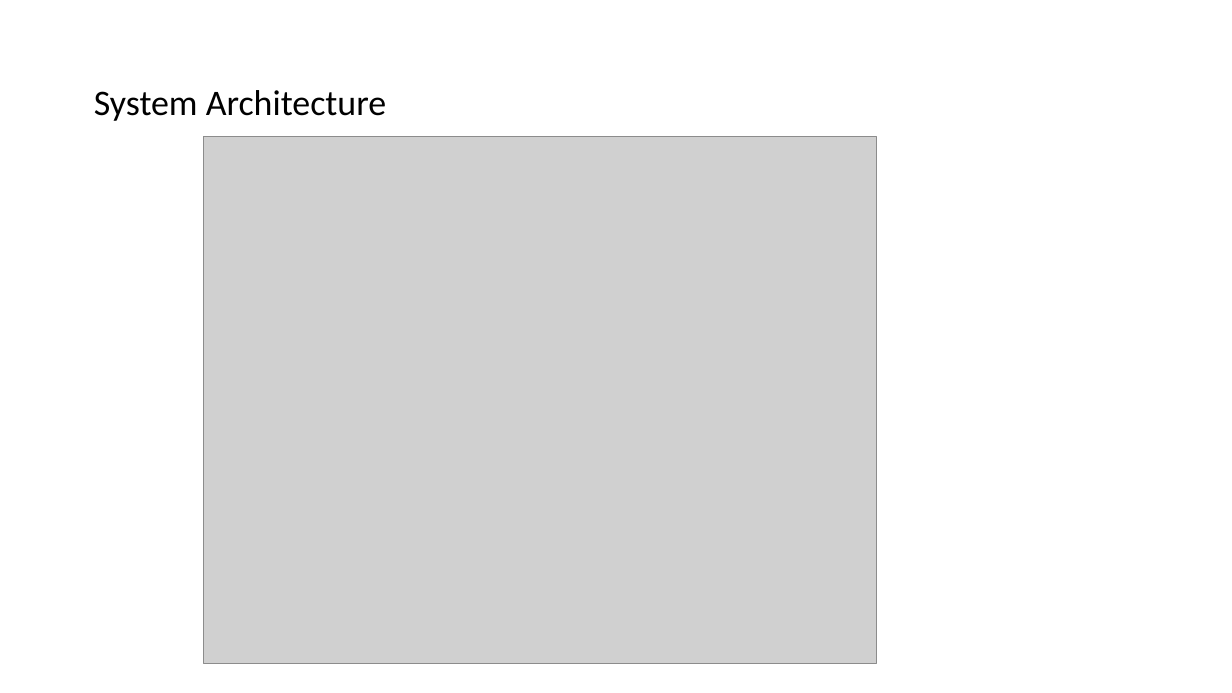
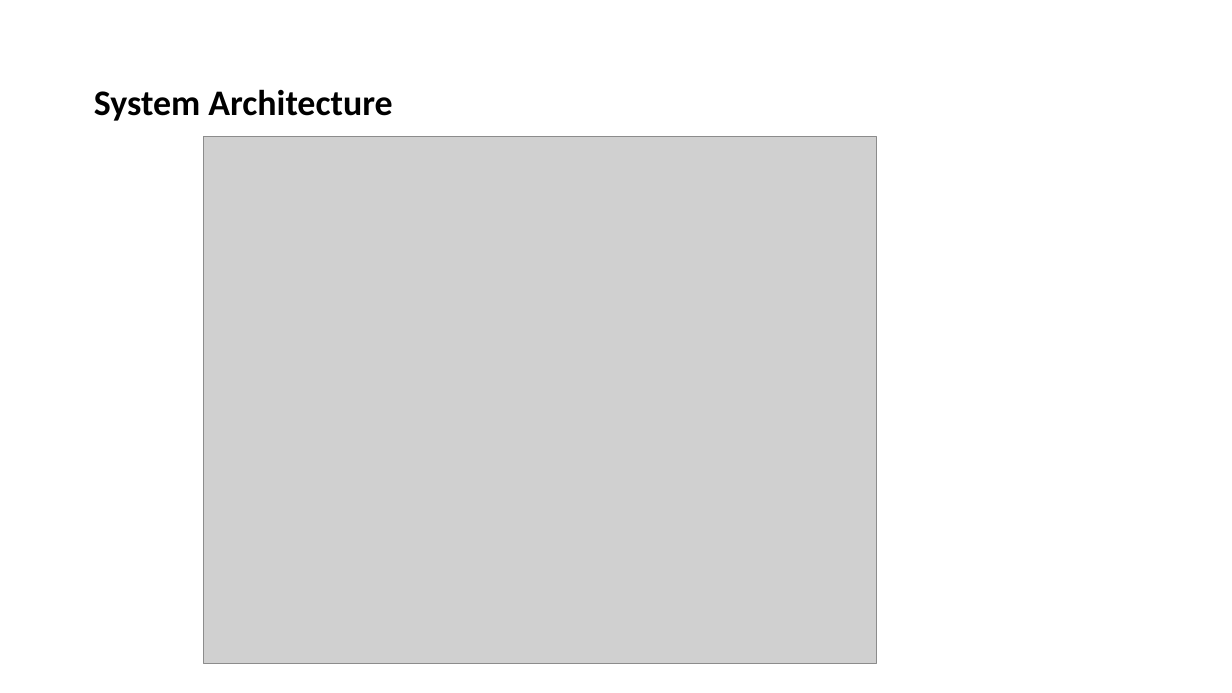
Before and after one commit to jazzboysc/RTGI, a slide deck: slide 2 of Docs/RTGI using rasterization.pptx. Drawn at 1232x693 pixels with LibreOffice and Linux fonts; fonts in the diff are those of the drawing; grey boxes stand for pictures. Boxes give left, top, right and bottom in pixels: in the first picture for what was removed or moved away, otherwise in the second. Text is boxed around its words. In the diff, an @@ line names an element or a change of style, - is before the commit and + after.

```diff
--- a/Docs/RTGI using rasterization.pptx
+++ b/Docs/RTGI using rasterization.pptx
@@ title "System Architecture" at (94, 89, 392, 121): bold on @@
```
Also in this commit, not shown: 2 other slides changed.
